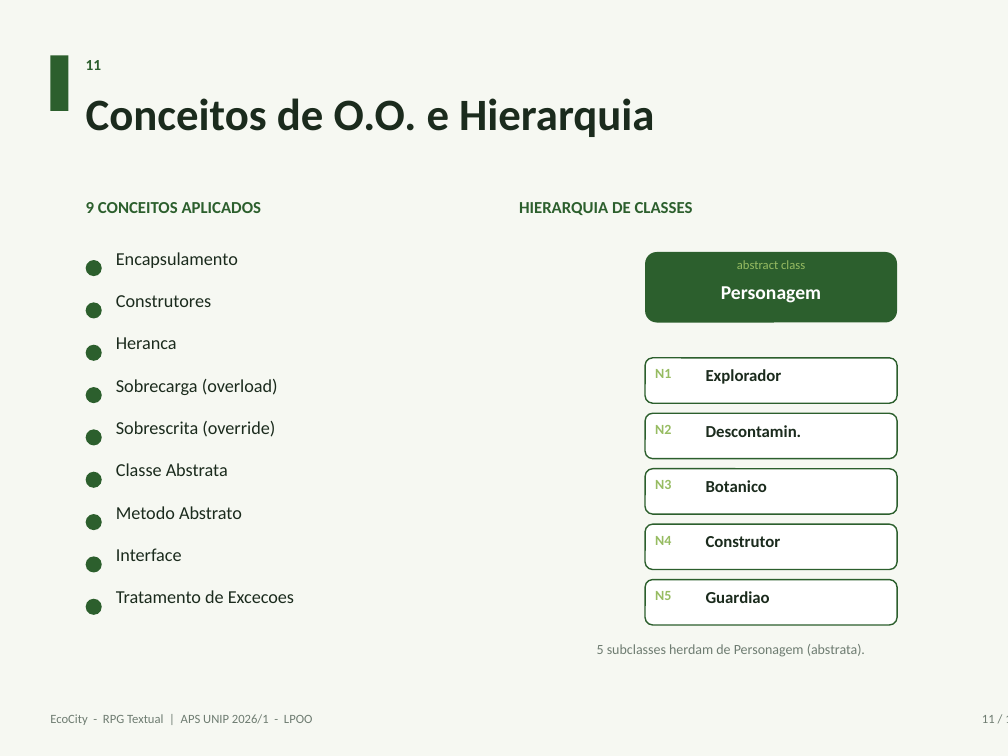
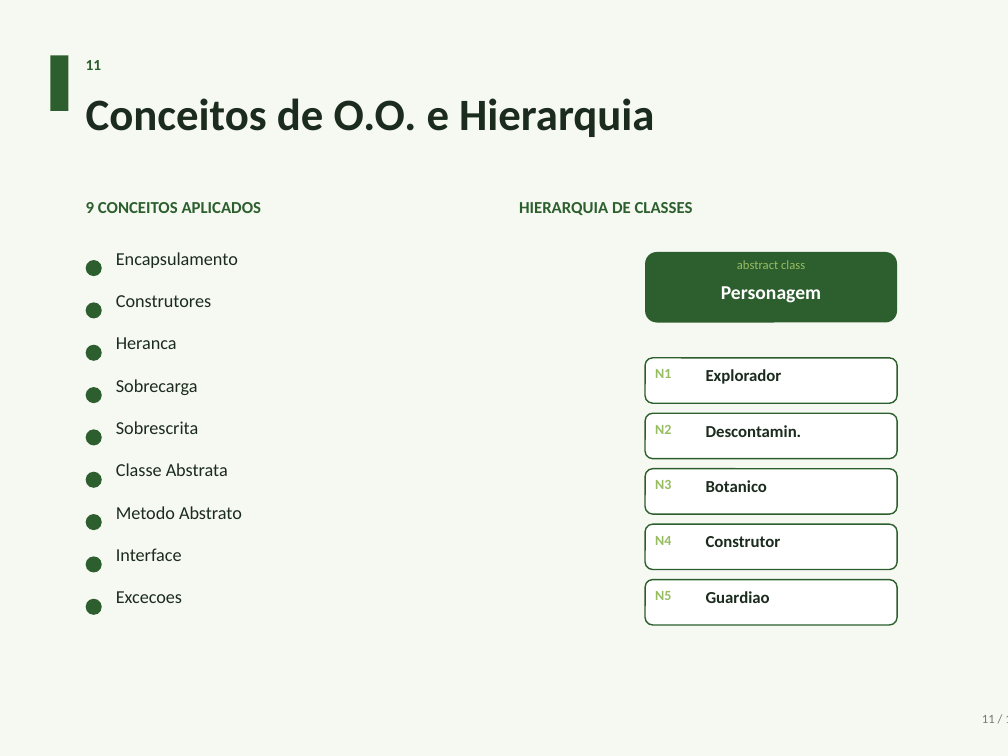
Before and after one commit to BielmFranco/EcoCity, a slide deck: slide 11 of relatorio/ApresentacaoEcoCity.pptx. Drawn at 1008x756 pixels with LibreOffice and Linux fonts; fonts in the diff are those of the drawing. Boxes give left, top, right and bottom in pixels: in the first picture for what was removed or moved away, otherwise in the second. Text is boxed around its words. In the diff, an @@ line names an element or a change of style, - is before the commit and + after.

```diff
--- a/relatorio/ApresentacaoEcoCity.pptx
+++ b/relatorio/ApresentacaoEcoCity.pptx
@@ text at (x1=116, y1=379, x2=198, y2=395): text changed @@
-Sobrecarga (overload)
+Sobrecarga
@@ text at (x1=116, y1=421, x2=198, y2=434): text changed @@
-Sobrescrita (override)
+Sobrescrita
@@ text at (x1=116, y1=591, x2=182, y2=603): text changed @@
-Tratamento de Excecoes
+Excecoes
@@ text removed at (x1=597, y1=644, x2=865, y2=657) @@
-5 subclasses herdam de Personagem (abstrata).
@@ text removed at (x1=50, y1=714, x2=313, y2=725) @@
-EcoCity - RPG Textual | APS UNIP 2026/1 - LPOO
```
Also in this commit, not shown: 11 other slides changed, 1 other file.
